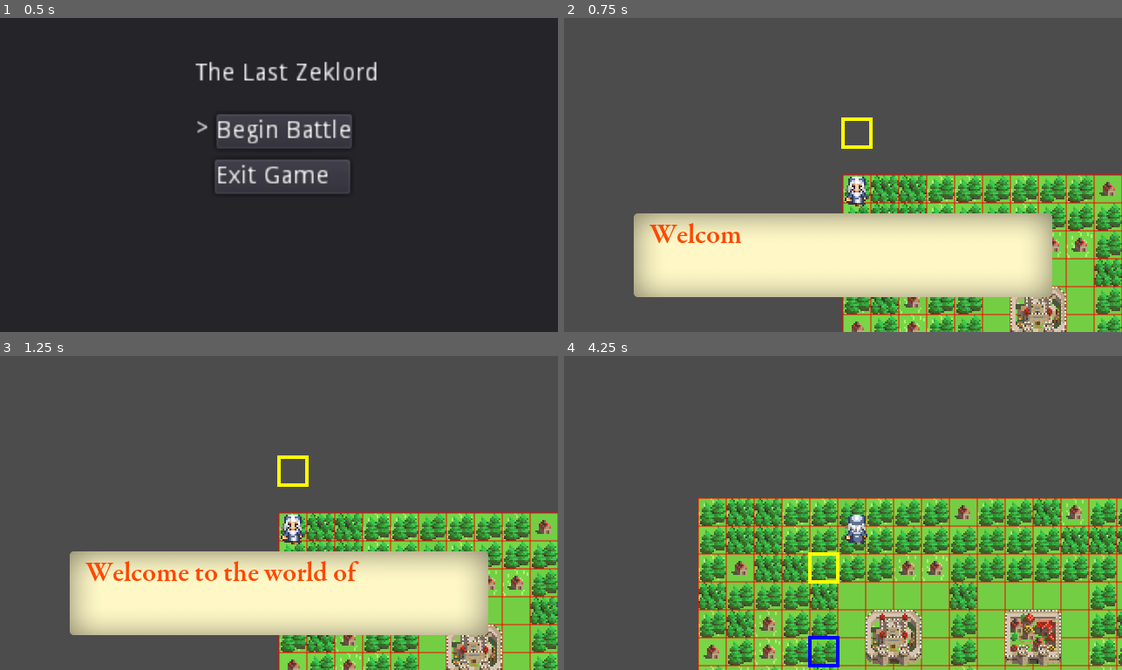
Above: before the commit, frames 1-4 (two rows, left to right).
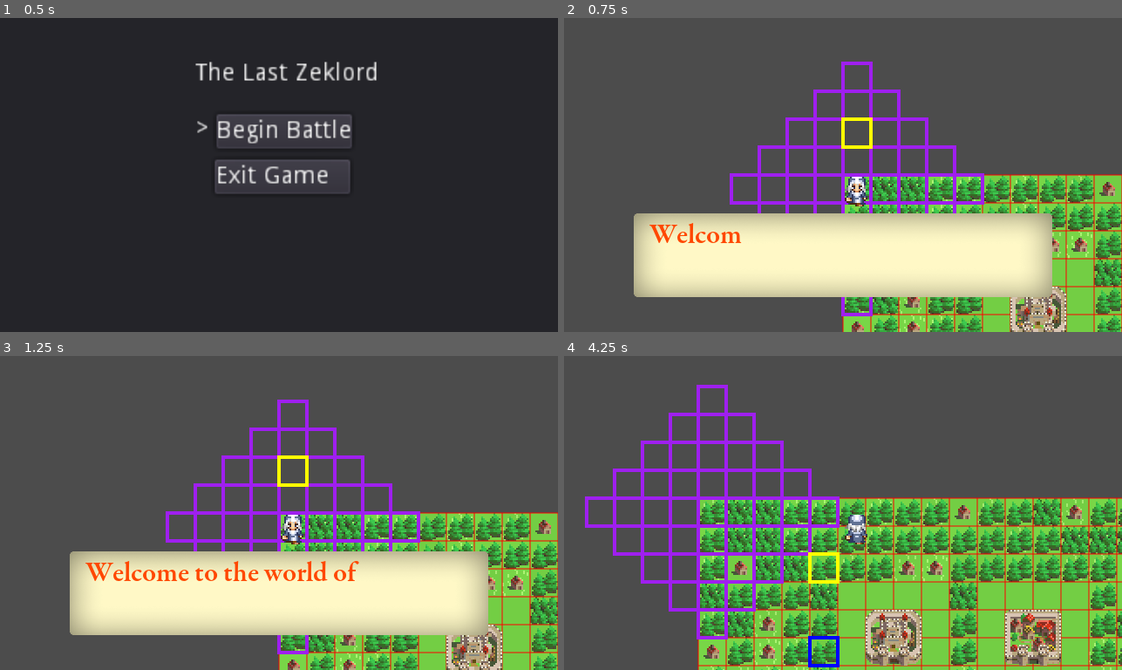
Above: after the commit, the same moments.

Repository: SaranSundar/GodotPracticeDemo
Game: Godot game, scene res://scenes/main/main.tscn
The game is run twice, just before and just after one commit, with the same random seed, the same clock (stepped at 60 frames per second) and the same inputs.
Inputs (mouse positions are in pixels of both pictures, inside the frame that each line leads up to):
- Up to frame 1 (0.5 s): no input
- Up to frame 2 (0.75 s): click "Begin Battle" at 0.5 s
- Up to frame 3 (1.25 s): no input
- Up to frame 4 (4.25 s): tap Enter (ui_accept) at 1.25, 1.52, 2.27, 3.77 s; move the mouse to (965, 497) at 1.27 s; hold Right (ui_right) 1.28-2.03 s; click (965, 497) at 1.42 s; move the mouse to (731, 528) at 2.02 s; hold Down (ui_down) 2.03-2.78 s; move the mouse to (898, 443) at 2.77 s; hold Right (ui_right) 2.78-3.53 s; move the mouse to (815, 575) at 3.52 s; hold Up (ui_up) from 3.53 s (still down); click (815, 575) at 3.67 s

Frame 1 is identical in both runs. In frame 2, 3.4% of the frame differs, in the area x 29-76%, y 13-95%; in frame 3, 3.4%; in frame 4, 5.3%, in the area x 3-50%, y 9-91%.

Commit message:
Basic bfs added, next steps is to animate player movement

Diff:
--- a/interfaces/grid_lines/grid_lines.gd
+++ b/interfaces/grid_lines/grid_lines.gd
@@ -1,7 +1,6 @@
 class_name GridLines extends BaseEntity
 
 const common: Common = preload("res://resources/common/common_resource.tres")
-const grid_data: GridData = preload("res://resources/grid_data/grid_data_resource.tres")
 
 var cursor_cell_selection = null
 var cursor_hover_cell_selection = null
@@ -13,7 +12,6 @@
 func _ready():
 	set_name("GridLines")
 	set_z_index(common.grid_lines_z_index)
-	# current_level = grid_data.current_level
 
 func update_bfs(bfs: Dictionary):
 	self.bfs = bfs
--- a/project.godot
+++ b/project.godot
@@ -44,20 +44,25 @@
 "language": "GDScript",
 "path": "res://states/dialogue_state/dialogue_state.gd"
 }, {
+"base": "BaseEntity",
+"class": "GridLines",
+"language": "GDScript",
+"path": "res://interfaces/grid_lines/grid_lines.gd"
+}, {
+"base": "BaseEntity",
+"class": "GridLinesHover",
+"language": "GDScript",
+"path": "res://interfaces/grid_lines/grid_lines_hover.gd"
+}, {
+"base": "Reference",
+"class": "GridNode",
+"language": "GDScript",
+"path": "res://resources/grid_utils/grid_node.gd"
+}, {
 "base": "Resource",
-"class": "GridData",
-"language": "GDScript",
-"path": "res://resources/grid_data/grid_data.gd"
-}, {
-"base": "BaseEntity",
-"class": "GridLines",
-"language": "GDScript",
-"path": "res://interfaces/grid_lines/grid_lines.gd"
-}, {
-"base": "BaseEntity",
-"class": "GridLinesHover",
-"language": "GDScript",
-"path": "res://interfaces/grid_lines/grid_lines_hover.gd"
+"class": "GridUtils",
+"language": "GDScript",
+"path": "res://resources/grid_utils/grid_utils.gd"
 }, {
 "base": "BaseEntity",
 "class": "InBattleScene",
@@ -67,12 +72,12 @@
 "base": "State",
 "class": "InBattleState",
 "language": "GDScript",
-"path": "res://states/in_battle/in_battle_state.gd"
+"path": "res://states/in_battle_state/in_battle_state.gd"
 }, {
 "base": "State",
 "class": "InMovementPhaseState",
 "language": "GDScript",
-"path": "res://states/in_battle/in_movement_phase_state.gd"
+"path": "res://states/in_battle_state/in_movement_phase_state.gd"
 }, {
 "base": "Node2D",
 "class": "Main",
@@ -87,7 +92,7 @@
 "base": "State",
 "class": "MainMenuState",
 "language": "GDScript",
-"path": "res://states/main_menu/main_menu_state.gd"
+"path": "res://states/main_menu_state/main_menu_state.gd"
 }, {
 "base": "KinematicBody2D",
 "class": "Player",
@@ -117,9 +122,10 @@
 "CustomTileMap": "",
 "DialogueBox": "",
 "DialogueState": "",
-"GridData": "",
 "GridLines": "",
 "GridLinesHover": "",
+"GridNode": "",
+"GridUtils": "",
 "InBattleScene": "",
 "InBattleState": "",
 "InMovementPhaseState": "",
@@ -170,6 +176,37 @@
 "svg/scale": 1.0
 }
 
+[input]
+
+ui_left={
+"deadzone": 0.5,
+"events": [ Object(InputEventKey,"resource_local_to_scene":false,"resource_name":"","device":0,"alt":false,"shift":false,"control":false,"meta":false,"command":false,"pressed":false,"scancode":16777231,"unicode":0,"echo":false,"script":null)
+, Object(InputEventJoypadButton,"resource_local_to_scene":false,"resource_name":"","device":0,"button_index":14,"pressure":0.0,"pressed":false,"script":null)
+, Object(InputEventKey,"resource_local_to_scene":false,"resource_name":"","device":0,"alt":false,"shift":false,"control":false,"meta":false,"command":false,"pressed":false,"scancode":65,"unicode":0,"echo":false,"script":null)
+ ]
+}
+ui_right={
+"deadzone": 0.5,
+"events": [ Object(InputEventKey,"resource_local_to_scene":false,"resource_name":"","device":0,"alt":false,"shift":false,"control":false,"meta":false,"command":false,"pressed":false,"scancode":16777233,"unicode":0,"echo":false,"script":null)
+, Object(InputEventJoypadButton,"resource_local_to_scene":false,"resource_name":"","device":0,"button_index":15,"pressure":0.0,"pressed":false,"script":null)
+, Object(InputEventKey,"resource_local_to_scene":false,"resource_name":"","device":0,"alt":false,"shift":false,"control":false,"meta":false,"command":false,"pressed":false,"scancode":68,"unicode":0,"echo":false,"script":null)
+ ]
+}
+ui_up={
+"deadzone": 0.5,
+"events": [ Object(InputEventKey,"resource_local_to_scene":false,"resource_name":"","device":0,"alt":false,"shift":false,"control":false,"meta":false,"command":false,"pressed":false,"scancode":16777232,"unicode":0,"echo":false,"script":null)
+, Object(InputEventJoypadButton,"resource_local_to_scene":false,"resource_name":"","device":0,"button_index":12,"pressure":0.0,"pressed":false,"script":null)
+, Object(InputEventKey,"resource_local_to_scene":false,"resource_name":"","device":0,"alt":false,"shift":false,"control":false,"meta":false,"command":false,"pressed":false,"scancode":87,"unicode":0,"echo":false,"script":null)
+ ]
+}
+ui_down={
+"deadzone": 0.5,
+"events": [ Object(InputEventKey,"resource_local_to_scene":false,"resource_name":"","device":0,"alt":false,"shift":false,"control":false,"meta":false,"command":false,"pressed":false,"scancode":16777234,"unicode":0,"echo":false,"script":null)
+, Object(InputEventJoypadButton,"resource_local_to_scene":false,"resource_name":"","device":0,"button_index":13,"pressure":0.0,"pressed":false,"script":null)
+, Object(InputEventKey,"resource_local_to_scene":false,"resource_name":"","device":0,"alt":false,"shift":false,"control":false,"meta":false,"command":false,"pressed":false,"scancode":83,"unicode":0,"echo":false,"script":null)
+ ]
+}
+
 [physics]
 
 common/enable_pause_aware_picking=true
--- a/resources/grid_data/grid_data.gd
+++ /dev/null
@@ -1,26 +0,0 @@
-class_name GridData extends Resource
-
-# TODO: The map is being randomly generated for now, so not using this data
-#var current_level = [
-#		[9, 9, 3, 3, 3, 3, 297, 3, 3, 3, 3, 3, 3, 3, 3, 3, 3, 3, 3, 3],
-#		[3, 3, 3, 3, 3, 3, 3, 3, 3, 3, 3, 3, 3, 3, 3, 3, 3, 3, 3, 9],
-#		[3, 3, 3, 3, 3, 3, 3, 10, 3, 3, 3, 3, 3, 3, 3, 3, 3, 3, 3, 9],
-#		[4, 3, 3, 3, 3, 3, 3, 10, 3, 3, 3, 3, 3, 3, 3, 3, 3, 3, 3, 9],
-#		[4, 5, 3, 3, 3, 3, 3, 11, 3, 3, 3, 3, 3, 3, 3, 3, 3, 3, 3, 9],
-#		[4, 6, 3, 3, 3, 3, 3, 3, 3, 3, 3, 3, 3, 3, 3, 3, 3, 3, 3, 9],
-#		[3, 3, 3, 3, 3, 3, 3, 3, 3, 3, 3, 3, 3, 3, 3, 3, 3, 3, 3, 9],
-#		[3, 3, 3, 3, 300, 3, 3, 3, 3, 3, 3, 3, 3, 3, 3, 3, 3, 3, 3, 9],
-#		[3, 3, 3, 3, 3, 3, 3, 3, 3, 3, 3, 3, 3, 3, 3, 3, 3, 3, 3, 9],
-#		[3, 3, 3, 3, 3, 3, 3, 3, 3, 3, 3, 3, 3, 3, 3, 3, 3, 3, 3, 9],
-#		[3, 3, 3, 3, 3, 3, 3, 3, 3, 3, 3, 3, 3, 3, 3, 3, 3, 3, 3, 9]
-#	]
-#
-#func get_cell(row: int, col: int):
-#	return current_level[row][col]
-#
-#func set_cell(row: int, col: int, value: int):
-#	current_level[row][col] = value
-#
-#func get_cell_global_position(cell, tile_size) -> Vector2:
-#	# Cell is a row, col
-#	return (Vector2(cell[1], cell[0]) * tile_size)
--- a/resources/grid_data/grid_data_resource.tres
+++ /dev/null
@@ -1,6 +0,0 @@
-[gd_resource type="Resource" load_steps=2 format=2]
-
-[ext_resource path="res://resources/grid_data/grid_data.gd" type="Script" id=1]
-
-[resource]
-script = ExtResource( 1 )
--- /dev/null
+++ b/resources/grid_utils/grid_node.gd
@@ -0,0 +1,21 @@
+class_name GridNode extends Reference
+
+# Cell positon (Row, Coll)
+var position : Vector2
+
+# Cost to get to this node
+var cumulative_cost : float
+
+# Previous grid node
+var prev_grid_node: GridNode
+
+func _init(_position: Vector2, _cumulative_cost: float, _prev_grid_node: GridNode):
+	position = _position
+	cumulative_cost = _cumulative_cost
+	prev_grid_node = _prev_grid_node
+
+func print_node():
+	if prev_grid_node == null:
+		return str("Position: ", position, " Cumulative Cost: ", cumulative_cost, " Prev: null")
+	else:
+		return str("Position: ", position, " Cumulative Cost: ", cumulative_cost, " Prev: ", prev_grid_node.position, " ", prev_grid_node.cumulative_cost)
--- /dev/null
+++ b/resources/grid_utils/grid_utils.gd
@@ -0,0 +1,45 @@
+class_name GridUtils extends Resource
+
+func get_valid_neighbor_cells(start: Vector2):
+	# TODO: Check if neighbor cell is valid
+	var directions = [Vector2.RIGHT, Vector2.LEFT, Vector2.UP, Vector2.DOWN]
+	var neighbors = []
+
+	for dir in directions:
+		neighbors.append(start + dir)
+
+	return neighbors
+
+func get_cost_of_cell(position: Vector2):
+	# TODO: Factor in all costs including player and cell
+	return 1
+
+func sort_grid_nodes(a: GridNode, b: GridNode):
+	return a.cumulative_cost < b.cumulative_cost
+
+func search_for_tiles(start: Vector2, limit: int):
+	var locations = {}
+	# This needs to be priority queue
+	var cells_to_visit = [GridNode.new(start, 0, null)]
+
+	while len(cells_to_visit) > 0:
+		var cell: GridNode = cells_to_visit.pop_front()
+		if cell.position in locations:
+			if locations[cell.position].cumulative_cost > cell.cumulative_cost:
+				locations[cell.position] = cell
+		else:
+			locations[cell.position] = cell
+
+		var neighbors = get_valid_neighbor_cells(cell.position)
+
+		for i in range(len(neighbors) - 1, -1, -1):
+			if neighbors[i] in locations:
+				neighbors.remove(i)
+			else:
+				var cost_to_move = cell.cumulative_cost + get_cost_of_cell(cell.position)
+				if cost_to_move <= limit:
+					cells_to_visit.append(GridNode.new(neighbors[i], cost_to_move, cell))
+
+		cells_to_visit.sort_custom(self, "sort_grid_nodes")
+
+	return locations
--- a/scenes/cursor/cursor.gd
+++ b/scenes/cursor/cursor.gd
@@ -1,7 +1,6 @@
 class_name Cursor extends Node2D
 
 # Load Resources
-const grid_data: GridData = preload("res://resources/grid_data/grid_data_resource.tres")
 const common: Common = preload("res://resources/common/common_resource.tres")
 
 # Cursor Arrow Image
--- a/scenes/custom_tile_map/custom_tile_map.gd
+++ b/scenes/custom_tile_map/custom_tile_map.gd
@@ -2,7 +2,6 @@
 class_name CustomTileMap extends Node2D
 
 # Load Resources
-var grid_data: GridData = preload("res://resources/grid_data/grid_data_resource.tres")
 var common: Common = preload("res://resources/common/common_resource.tres")
 var tiles: Tiles = preload("res://resources/tiles/tiles_resource.tres")
 var tile_set_medieval: TileSet = preload("res://resources/tiles/tile_set_medieval.tres")
@@ -57,7 +56,6 @@
 
 func load_resources():
 	# Load Resources
-	grid_data = load("res://resources/grid_data/grid_data_resource.tres")
 	common = load("res://resources/common/common_resource.tres")
 	tiles = load("res://resources/tiles/tiles_resource.tres")
 	tile_set_medieval = load("res://resources/tiles/tile_set_medieval.tres")
--- a/scenes/in_battle/in_battle.gd
+++ b/scenes/in_battle/in_battle.gd
@@ -1,10 +1,10 @@
 class_name InBattleScene extends BaseEntity
 
 onready var custom_tile_map: CustomTileMap = $custom_tile_map
-onready var player = $player
+onready var player: Player = $player
 onready var camera: Camera2D = $camera
-onready var grid_lines = $GridLines
-onready var grid_lines_hover = $GridLinesHover
+onready var grid_lines: GridLines = $GridLines
+onready var grid_lines_hover: GridLinesHover = $GridLinesHover
 
 func _ready():
 	set_name("InBattleScene")
--- a/states/in_battle/in_movement_phase_state.gd
+++ /dev/null
@@ -1,7 +0,0 @@
-class_name InMovementPhaseState extends State
-
-var in_battle_scene: InBattleScene
-
-func _ready():
-	set_name("InMovementPhaseState")
-	in_battle_scene = state_machine.global_scene
--- /dev/null
+++ b/states/in_battle_state/in_movement_phase_state.gd
@@ -0,0 +1,23 @@
+class_name InMovementPhaseState extends State
+
+var grid_utils: GridUtils
+
+var in_battle_scene: InBattleScene
+
+var starting_cell = Vector2(0, 0)
+var movement_range: int = 4
+var tile_map_grid: Array
+
+func _ready():
+	set_name("InMovementPhaseState")
+	grid_utils = GridUtils.new()
+	in_battle_scene = state_machine.global_scene
+	# This state is called for each player controlled character
+	tile_map_grid = in_battle_scene.grid_lines.current_level
+	var bfs = grid_utils.search_for_tiles(starting_cell, movement_range)
+	in_battle_scene.grid_lines.update_bfs(bfs)
+
+
+# Virtual function. Corresponds to the `_process()` callback.
+func process_update(delta: float) -> void:
+	pass
--- a/states/state_machine.gd
+++ b/states/state_machine.gd
@@ -19,11 +19,13 @@
    return
 
 func get_state():
-	return states.front()
+	if self.states:
+		return states.front()
 
 func free_state():
 	var copy = self.state
-	remove_child(self.state)
+	if copy:
+		remove_child(copy)
 	return copy
 
 func add_state(new_state, data: Dictionary = {}):
Renamed: states/main_menu/main_menu_state.gd -> states/main_menu_state/main_menu_state.gd
